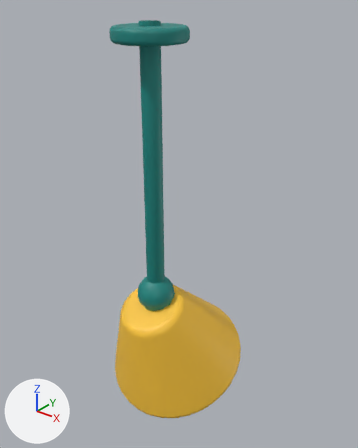
One commit to the FBX model EvolutionShop/Assets/EvolutionShop/Resources/Art/GrowthKit/TankSpotlight.fbx: the scene before it, then after it.
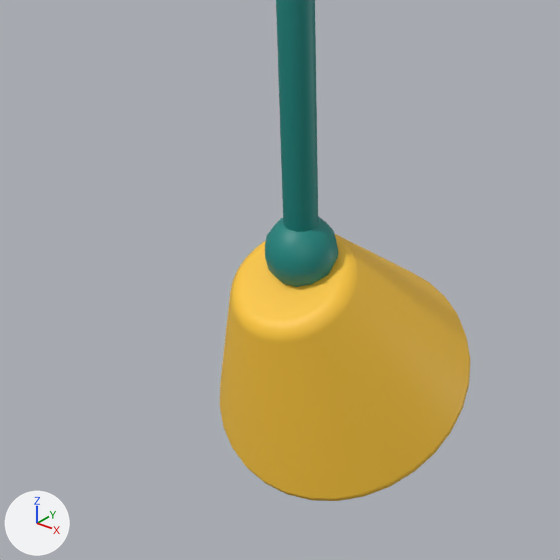
Each version appears first whole from a 50 mm camera at (0.443, -1.445, 3.242) aimed at (-0.001, -0.891, 2.898), and next in a close-up on the part from 1% to 80% of the width and 37% to 100% of the height. Every picture has the same lights, and +X, +Y and +Z are marked at lower left. The first two pictures are the older version. Where no turn or scale is listed for an object, it has been applied to the vertices.

The older version as bpy lines, for what is in view:
```python
me_cylinder_132 = bpy.data.meshes.new('Cylinder.132')
me_cylinder_132.from_pydata(...)  # 622 vertices, 532 faces; spans x -0.116..0.116, y -1.009..-0.792, z 2.591..3.2
# faces by material slot: [336, 162, 34]
me_cylinder_132.materials.append(mat_gk_tealdark)  # cyan #15867f
me_cylinder_132.materials.append(mat_gk_yellow)  # yellow #ffc93c
me_cylinder_132.materials.append(mat_gk_glowwarm)  # beige #fff4d6
ob_tankspotlight_mesh = bpy.data.objects.new('TankSpotlight mesh', me_cylinder_132)
ob_tankspotlight_mesh.location = (0.0, 0.0, 0.0)
```
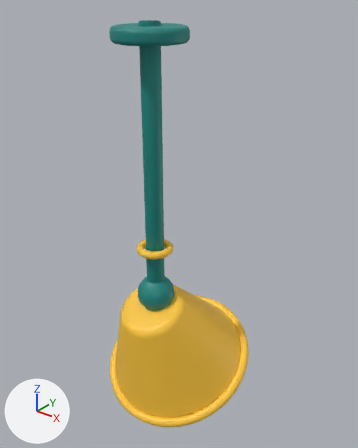
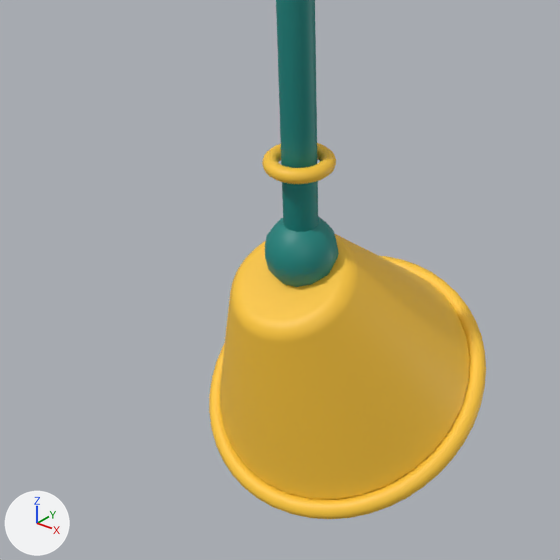
What differs and where, as boxes (x1, y1, x2, y2) in the close-ups (560 x 560 px):
'TankSpotlight mesh', reshaped: before (220, 0, 470, 501); after (209, 0, 486, 519)
part 1 of me_cylinder_132, added (yellow): after (262, 143, 336, 184)
part 2 of me_cylinder_132, added: after (209, 256, 486, 519)

Diff of the bpy script that builds the scene:
```diff
--- a/EvolutionShop/Assets/EvolutionShop/Resources/Art/GrowthKit/TankSpotlight.fbx.py
+++ b/EvolutionShop/Assets/EvolutionShop/Resources/Art/GrowthKit/TankSpotlight.fbx.py
@@ mat_gk_gold @@
+mat_gk_gold = principled_material('GK_Gold')
+mat_gk_gold.base_color = (1.0, 0.584, 0.0452)  # yellow #ffc93c
@@ me_cylinder_132 @@
 # used by ob_tankspotlight_mesh; location = (0.0, 0.0, 0.0)
-me_cylinder_132.from_pydata(...)  # 622 vertices, 532 faces; spans x -0.116..0.116, y -1.009..-0.792, z 2.591..3.2
+me_cylinder_132.from_pydata(...)  # 1774 vertices, 1684 faces; spans x -0.129..0.129, y -1.014..-0.779, z 2.578..3.2
+# me_cylinder_132 part 1: a new loose piece, a torus around z (ring radius 0.022, tube radius 0.006) spanning x -0.028..0.028, y -0.978..-0.922, z 2.874..2.886, in mat_gk_gold (yellow #ffc93c)
+# me_cylinder_132 part 2: a new loose piece of 576 vertices spanning x -0.129..0.129, y -1.014..-0.779, z 2.578..2.697, in mat_gk_gold (yellow #ffc93c)
 me_cylinder_132.materials.append(mat_gk_tealdark)
@@ me_cylinder_132 @@
 me_cylinder_132.materials.append(mat_gk_glowwarm)
+me_cylinder_132.materials.append(mat_gk_gold)  # yellow #ffc93c
```
